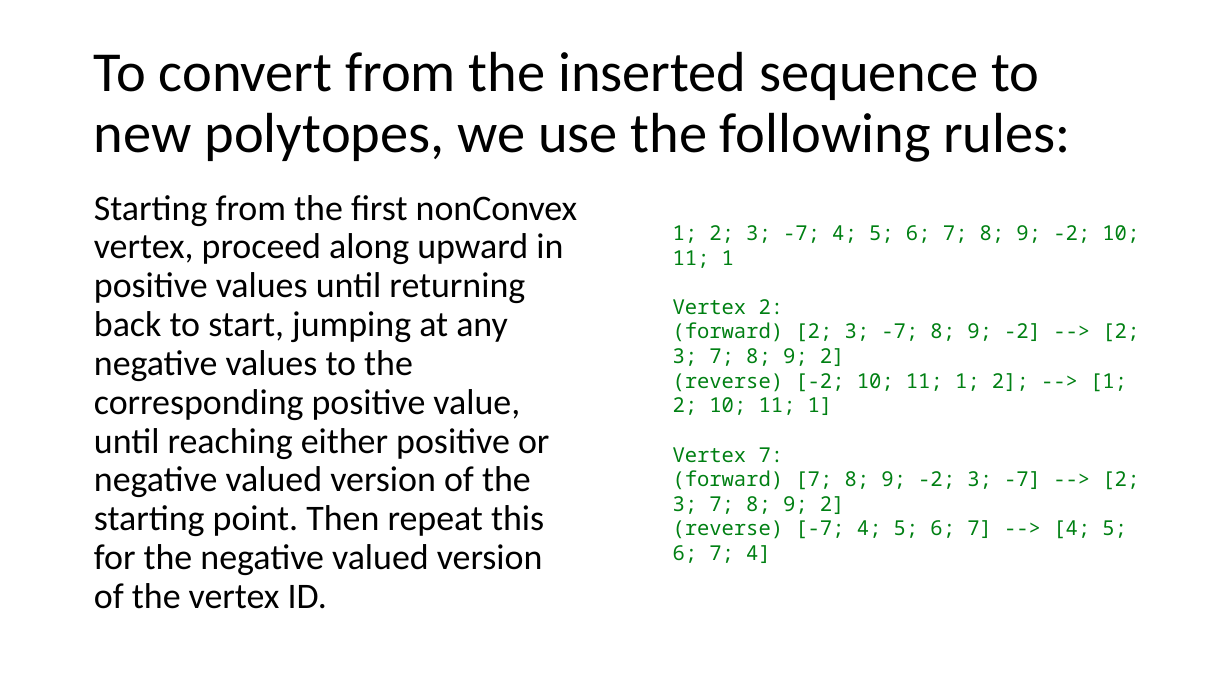
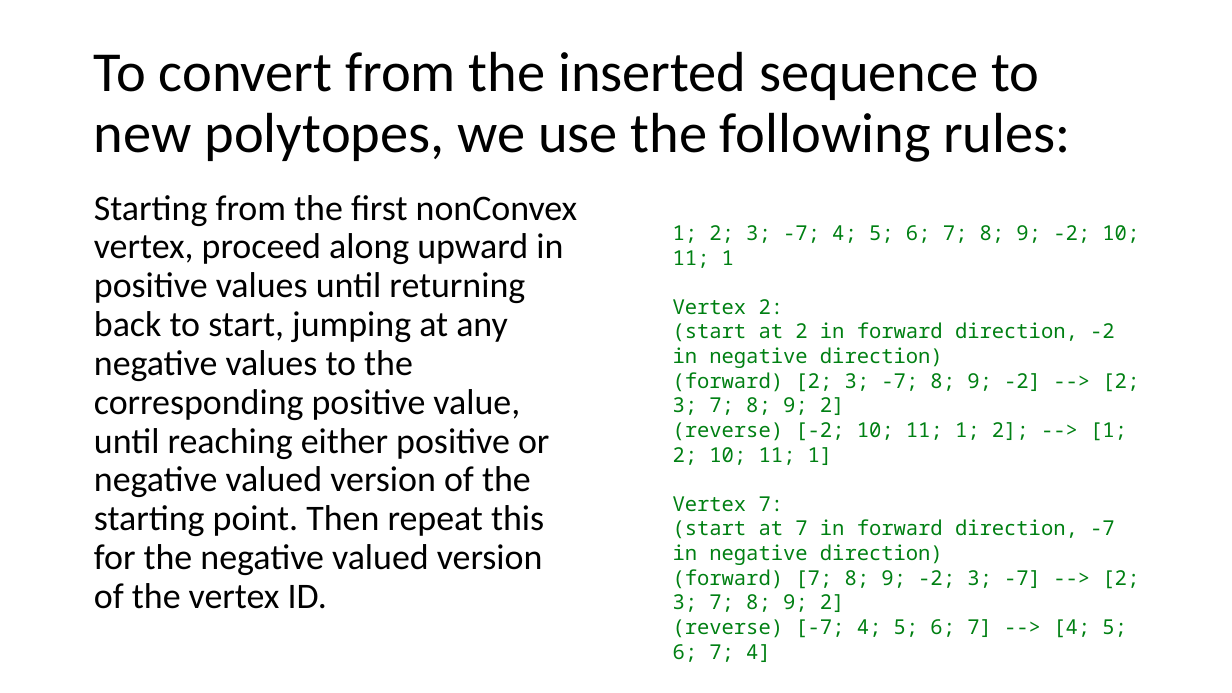
Before and after one commit to ivsg-psu/ivsg-psu-PathPlanning_MapTools_VertexSkeleton, a slide deck: slide 41 of Documents/VertexSkeletonClassLibrary.pptx (slide 40 before the commit). Drawn at 1232x693 pixels with LibreOffice and Linux fonts; fonts in the diff are those of the drawing. Boxes give left, top, right and bottom in pixels: in the first picture for what was removed or moved away, otherwise in the second. Text is boxed around its words. In the diff, an @@ line names an element or a change of style, - is before the commit and + after.

Commit message:
BROKEN: working on fcn_VSkel_polytopeFindVertexSkeleton. Finished line segment testing.

```diff
--- a/Documents/VertexSkeletonClassLibrary.pptx
+++ b/Documents/VertexSkeletonClassLibrary.pptx
@@ text at (673, 299, 1115, 368): text changed @@
-Vertex 2:
+Vertex 2:
+(start at 2 in forward direction, -2 in negative direction)
@@ text at (673, 519, 1115, 565): paragraph added @@
+(start at 7 in forward direction, -7 in negative direction)
```
Also in this commit, not shown: 2 other slides changed, 1 slide added, 6 other files.
